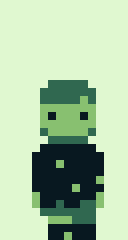
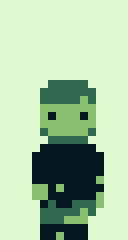
Layer changes from the first 128x240 image to the second:
painted on "cheen copy#2" over box(32, 160, 96, 240)
